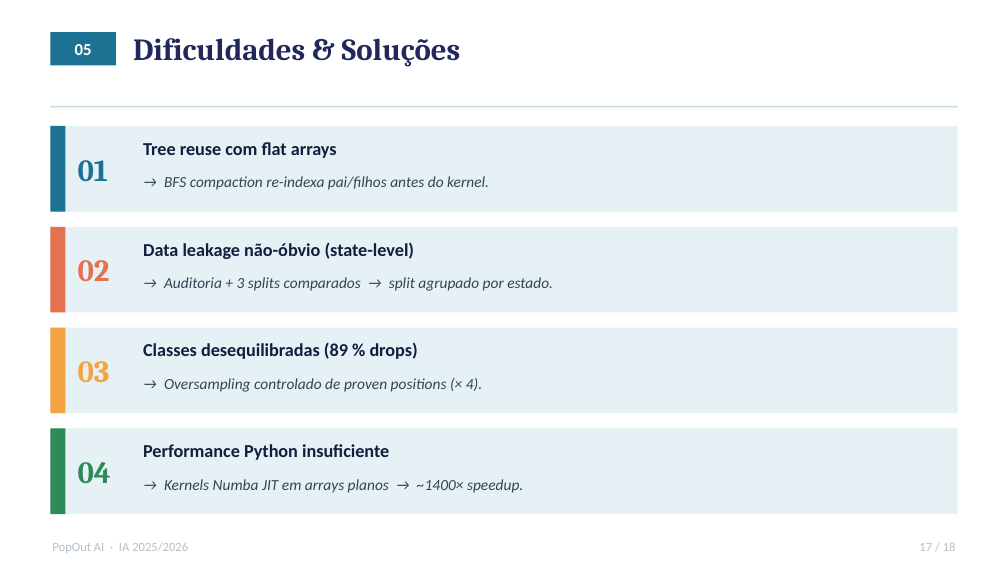
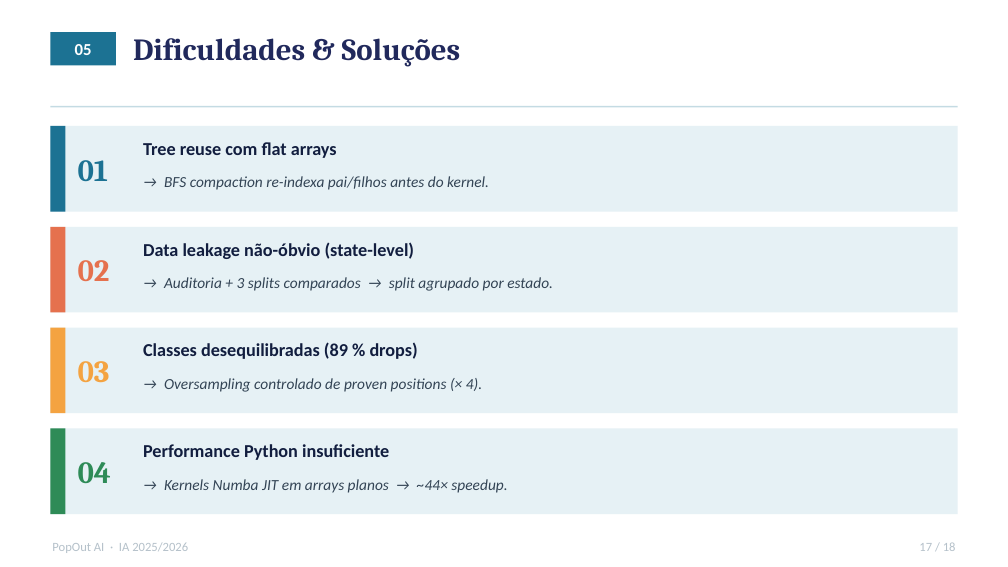
Before and after one commit to Difl4/popout-ai, a slide deck: slide 17 of docs/presentation.pptx. Drawn at 1008x567 pixels with LibreOffice and Linux fonts; fonts in the diff are those of the drawing. Boxes give left, top, right and bottom in pixels: in the first picture for what was removed or moved away, otherwise in the second. Text is boxed around its words. In the diff, an @@ line names an element or a change of style, - is before the commit and + after.

```diff
--- a/docs/presentation.pptx
+++ b/docs/presentation.pptx
@@ text at [164, 479, 507, 493]: text changed @@
-→ Kernels Numba JIT em arrays planos → ~1400× speedup.
+→ Kernels Numba JIT em arrays planos → ~44× speedup.
```
Also in this commit, not shown: 4 other slides changed, 3 other files.
